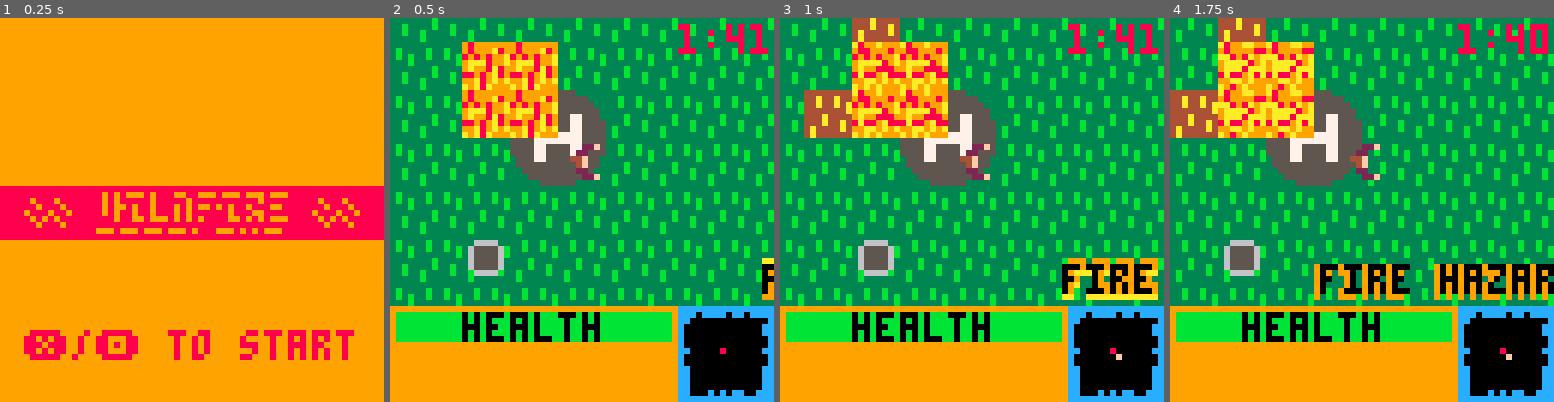
Above: before the commit, frames 1-4 (left to right).
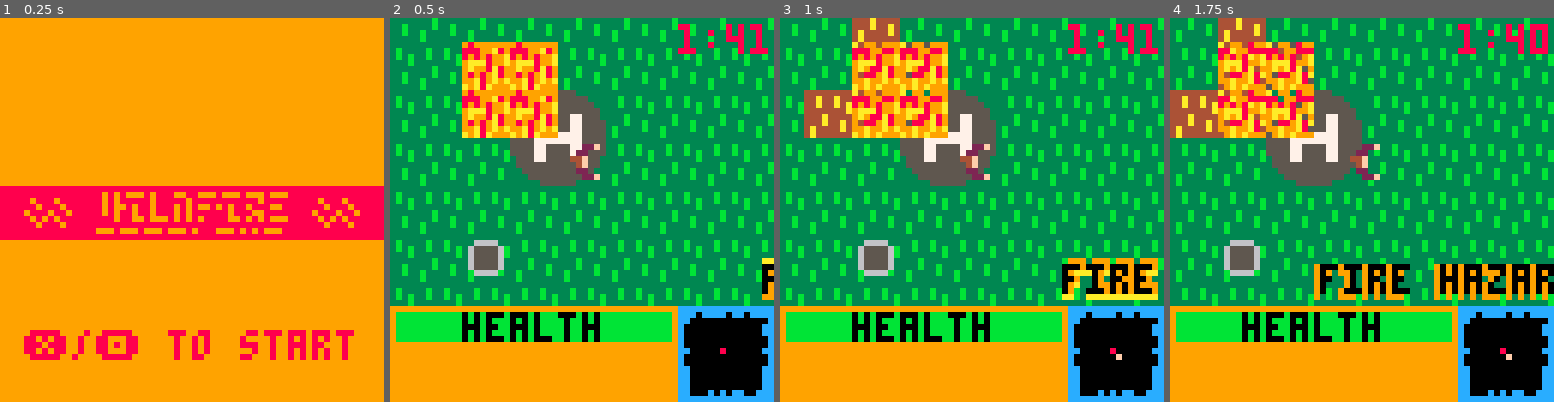
Above: after the commit, the same moments.

Repository: notCalle/pico-8-carts
Game: PICO-8 cartridge wildfire.p8
Same seed, same stepped clock (60 frames per second), same inputs: the game is played once before the commit and once after it.
Inputs:
- Up to frame 1 (0.25 s): no input
- Up to frame 2 (0.5 s): tap X (X key) at 0.33 s
- Up to frame 3 (1 s): tap O (Z key) at 0.7 s
- Up to frame 4 (1.75 s): tap X (X key) at 1.07 s; hold Right from 1.6 s (still down); tap O (Z key) at 1.7 s

Frame 1 is identical in both runs. In frame 2, 0.3% of the frame differs, in the area x 18-36%, y 7-29%; in frame 3, 1.2%; in frame 4, 2.0%, in the area x 12-38%, y 6-32%.

Commit message:
Tweak fire generation

Diff:
--- a/wildfire.p8
+++ b/wildfire.p8
@@ -333,25 +333,23 @@
 		for d_y=-1,1 do
 			local ispr=iget(x+d_x,y+d_y)
 			if fget(ispr,fl_b.fire) then
-				prob+=0.1
+				prob+=0.11
 			elseif fget(ispr,fl_b.wet) then
-				prob-=0.05
+				prob-=0.1
 			end
 		end
 	end
 	if rnd(1)<prob then
 		set_fire(x,y)
-	else
-		if on_fire(x,y) and rnd(1)<0.1 then
-			clr_fire(x,y,0)
-		end
+	elseif rnd(0.11)>prob then
+		clr_fire(x,y)
 	end
 end
 
 function animate_fire()
 	local x=flr(rnd(8))
 	local y=flr(rnd(8))
-	local c=(flr(rnd(3))+8)%11
+	local c=(flr(rnd(4))+8)%11
 	sset(x+120,y,c)
 end
 
